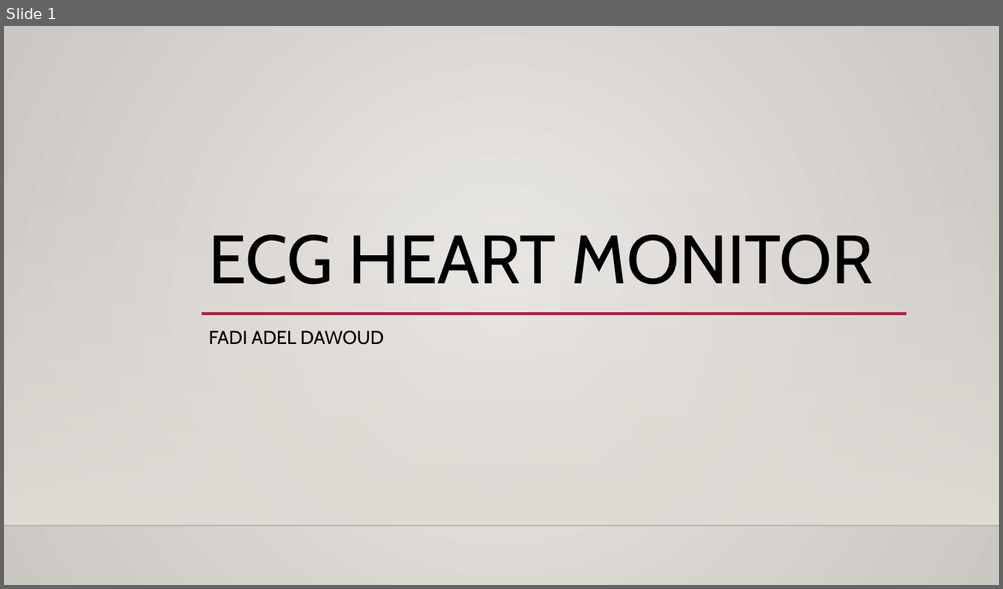
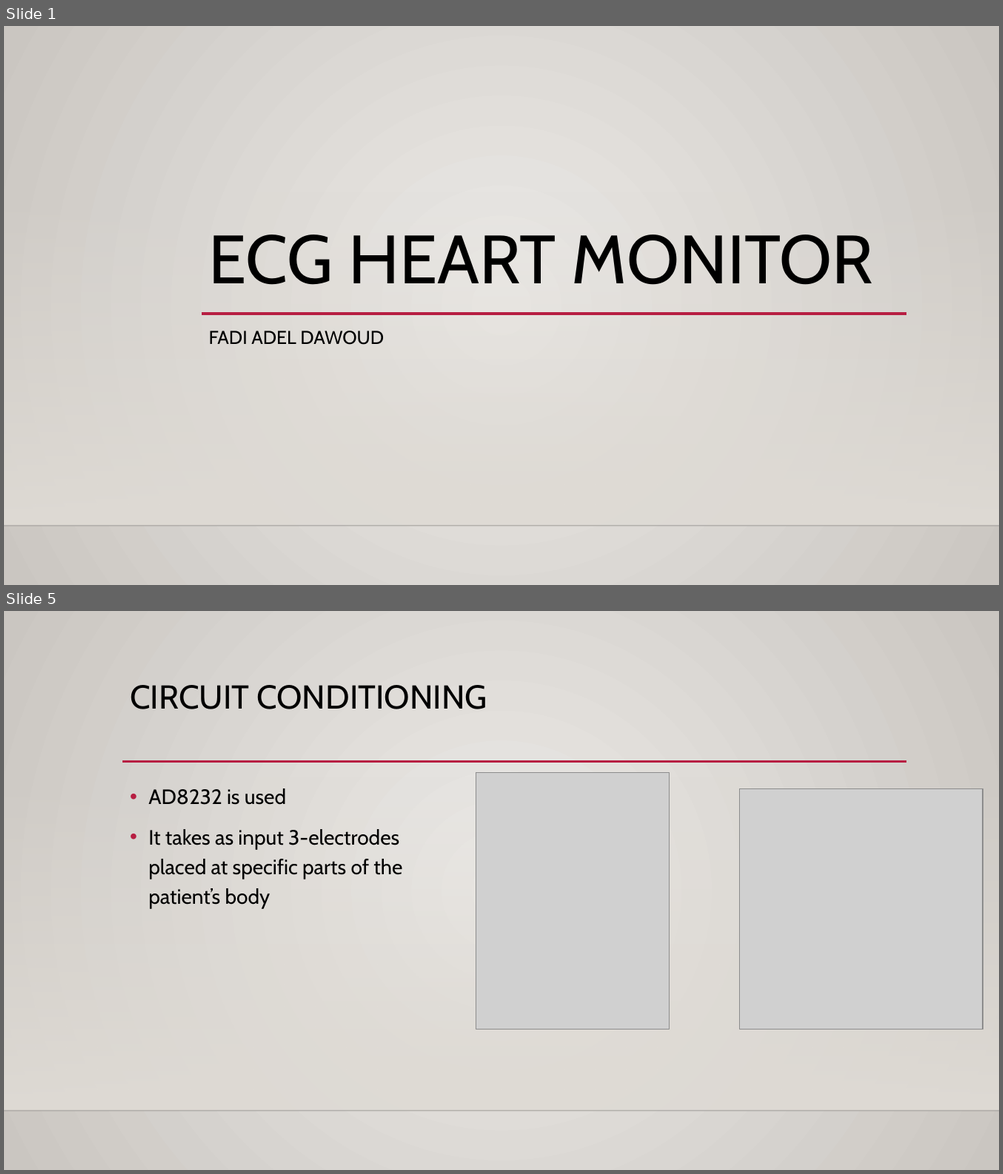
Before and after one commit to theRadFad/HeartMonitor, a slide deck: ECG Heart Monitor.pptx. Shown one above the other, each under a label of ours: slide 1 before the commit, slides 1 and 5 after it; the slides between them are not shown. The pictures are 1003x589 and 1003x1174 pixels, drawn with LibreOffice and Linux fonts; fonts in the diff are those of the drawing; grey boxes stand for pictures; background and template pictures are left out. Boxes give left, top, right and bottom in pixels: in the first picture for what was removed or moved away, otherwise in the second. Text is boxed around its words. In the diff, an @@ line names an element or a change of style, - is before the commit and + after.

```diff
--- a/ECG Heart Monitor.pptx
+++ b/ECG Heart Monitor.pptx
@@ slide 5 added at [4,611,999,1170], background gradient #ECEAE7 to #CAC7C1; not listed: 2 template elements that a slide beside it also shows @@
@@ title added at [130,685,487,709], 32 pt, text #000000 @@
+CIRCUIT CONDITIONING
@@ line added from (122, 762) to (907, 762), #B71E42 2.5 pt @@
@@ picture added at [476,773,669,1030] @@
@@ text added at [148,789,402,909], 20 pt, text #000000 @@
+• AD8232 is used
+• It takes as input 3-electrodes placed at specific parts of the patient’s body
@@ picture added at [740,789,983,1030] @@
```
Also in this commit, not shown: 2 slides changed, 12 other slides added.
